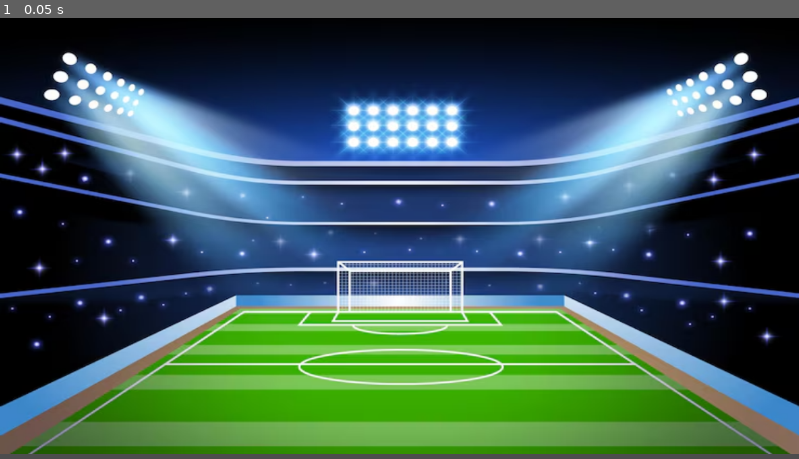
Above: before the commit, frame 1.
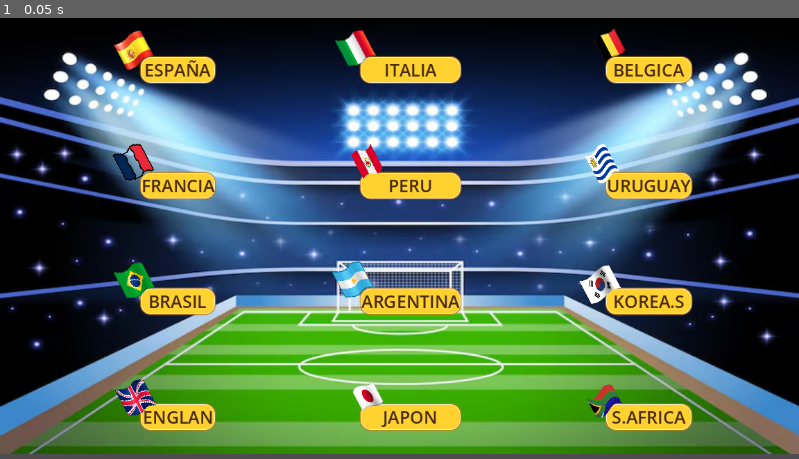
Above: after the commit, the same moment.

Repository: lulorojas/Scanio-Rojas-Mundial
Game: Godot game, scene res://escenas/menuselecciones.tscn
Same seed, same stepped clock (60 frames per second), same inputs: the game is played once before the commit and once after it.
Inputs:
- Up to frame 1 (0.05 s): no input

The runs differ from the first frame. In frame 1, 11% of the frame differs, in the area x 14-87%, y 2-94%.

Commit message:
menu estetico terminado

Diff:
--- /dev/null
+++ b/mundial-penales/assets/extras/estiloboton.tres
@@ -0,0 +1,15 @@
+[gd_resource type="StyleBoxFlat" format=3 uid="uid://b1tmdld02lv3n"]
+
+[resource]
+bg_color = Color(1, 0.8235294, 0.1882353, 1)
+border_width_left = 1
+border_width_top = 1
+border_width_right = 1
+border_width_bottom = 1
+border_color = Color(1, 0.972549, 0.8392157, 1)
+corner_radius_top_left = 14
+corner_radius_top_right = 14
+corner_radius_bottom_right = 14
+corner_radius_bottom_left = 14
+shadow_color = Color(0.7882353, 0.47843137, 0, 1)
+shadow_size = 2
--- a/mundial-penales/escenas/menuselecciones.tscn
+++ b/mundial-penales/escenas/menuselecciones.tscn
@@ -1,6 +1,26 @@
 [gd_scene format=3 uid="uid://cx6bu3gl2bfl5"]
 
 [ext_resource type="Texture2D" uid="uid://nu0le075ubkp" path="res://assets/fondos/fondo-campo-futbol-gradiente_52683-66772.png" id="1_7wqar"]
+[ext_resource type="Texture2D" uid="uid://jlglpj8mrdjj" path="res://assets/fondos/186152365-colorful-simple-vector-flat-pixel-art-illustration-of-flowing-flag-of-argentina-removebg-preview.png" id="2_3uaoh"]
+[ext_resource type="StyleBox" uid="uid://b1tmdld02lv3n" path="res://assets/extras/estiloboton.tres" id="3_5ii6y"]
+[ext_resource type="Texture2D" uid="uid://bvexi4h0b8amc" path="res://assets/fondos/bandera-francia-pixel-art_985537-23-removebg-preview.png" id="4_3g042"]
+[ext_resource type="Texture2D" uid="uid://dx461i7kucr0f" path="res://assets/fondos/ilustración-de-arte-simple-vectorial-píxel-plano-del-indicador-flujo-brasil-ilustraciones-píxeles-planos-vector-y-colorido-la-247321758-removebg-preview.png" id="5_nswwc"]
+[ext_resource type="Texture2D" uid="uid://bxa6rv8ty3trk" path="res://assets/fondos/vector-illustration-wavy-uruguay-flag-260nw-2487024897-removebg-preview.png" id="6_nppl8"]
+[ext_resource type="Texture2D" uid="uid://dtmy5yyuoa4j0" path="res://assets/fondos/png-clipart-spain-flag-flag-of-spain-guess-emoji-spain-flag-orange-removebg-preview.png" id="7_nswwc"]
+[ext_resource type="Texture2D" uid="uid://4ghd45jmdyjt" path="res://assets/fondos/185332604-colorful-simple-vector-flat-pixel-art-illustration-of-flowing-flag-of-italy-removebg-preview.png" id="8_nppl8"]
+[ext_resource type="Texture2D" uid="uid://bcqqncthrh1y6" path="res://assets/fondos/simple-vector-flat-pixel-art-illustration-flowing-flag-uk-great-britain-colorful-247450283-removebg-preview.png" id="9_u7j8k"]
+[ext_resource type="Texture2D" uid="uid://c27hrqfq24yvt" path="res://assets/fondos/images-removebg-preview.png" id="10_x2cx0"]
+[ext_resource type="Texture2D" uid="uid://bt2jncl484ffc" path="res://assets/fondos/imagespreview.png" id="11_450sn"]
+[ext_resource type="Texture2D" uid="uid://bugupna0n8sfi" path="res://assets/fondos/flag-japan_1f1ef-1f1f5 (1).png" id="12_1vewf"]
+[ext_resource type="Texture2D" uid="uid://b54vhtex8qi3x" path="res://assets/fondos/south-korea-flag-vector-wavy-600nw-2670013953-removebg-preview.png" id="13_jm0sy"]
+[ext_resource type="Texture2D" uid="uid://6f77cw87b8bt" path="res://assets/fondos/5344559-removebg-preview.png" id="14_x2cx0"]
+
+[sub_resource type="Theme" id="Theme_6csli"]
+default_font_size = 25
+Button/colors/font_color = Color(0.2901961, 0.17254902, 0.06666667, 1)
+Button/colors/font_hover_color = Color(0.2901961, 0.17254902, 0.06666667, 1)
+Button/styles/hover = ExtResource("3_5ii6y")
+Button/styles/normal = ExtResource("3_5ii6y")
 
 [node name="Control" type="Control" unique_id=282370575]
 layout_mode = 3
@@ -13,3 +33,182 @@
 offset_right = 1154.0
 offset_bottom = 641.0
 texture = ExtResource("1_7wqar")
+
+[node name="Cuadricula" type="GridContainer" parent="." unique_id=1309217372]
+layout_mode = 0
+offset_left = 203.0
+offset_top = 68.0
+offset_right = 1016.0
+offset_bottom = 632.0
+theme = SubResource("Theme_6csli")
+theme_override_constants/h_separation = 210
+theme_override_constants/v_separation = 130
+columns = 3
+
+[node name="BotonEspaña" type="Button" parent="Cuadricula" unique_id=520444462]
+layout_mode = 2
+text = "ESPAÑA"
+
+[node name="BotonItalia" type="Button" parent="Cuadricula" unique_id=1955727580]
+layout_mode = 2
+text = "ITALIA"
+
+[node name="BotonBelgica" type="Button" parent="Cuadricula" unique_id=1032574054]
+layout_mode = 2
+text = "BELGICA"
+
+[node name="BotonFrancia" type="Button" parent="Cuadricula" unique_id=1598534810]
+layout_mode = 2
+text = "FRANCIA"
+
+[node name="BotonPeru" type="Button" parent="Cuadricula" unique_id=206121630]
+layout_mode = 2
+text = "PERU"
+
+[node name="BotonUruguay" type="Button" parent="Cuadricula" unique_id=1864327892]
+layout_mode = 2
+text = "URUGUAY"
+
+[node name="BotonBrasil" type="Button" parent="Cuadricula" unique_id=8501060]
+layout_mode = 2
+text = "BRASIL"
+
+[node name="BotonArgentina" type="Button" parent="Cuadricula" unique_id=1699018366]
+layout_mode = 2
+text = "ARGENTINA"
+
+[node name="BotonKoreaDelSur" type="Button" parent="Cuadricula" unique_id=1929098035]
+layout_mode = 2
+text = "KOREA.S"
+
+[node name="BotonInglaterra" type="Button" parent="Cuadricula" unique_id=6654873]
+layout_mode = 2
+text = "ENGLAN"
+
+[node name="BotonJapon" type="Button" parent="Cuadricula" unique_id=1857207641]
+layout_mode = 2
+text = "JAPON"
+
+[node name="BotonSudafrica" type="Button" parent="Cuadricula" unique_id=1887324311]
+layout_mode = 2
+text = "S.AFRICA"
+
+[node name="BanderaArgentina" type="TextureRect" parent="." unique_id=230093838]
+layout_mode = 0
+offset_left = 448.0
+offset_top = 363.0
+offset_right = 531.0
+offset_bottom = 466.0
+rotation = -0.4834562
+texture = ExtResource("2_3uaoh")
+expand_mode = 1
+
+[node name="BanderaFrancia" type="TextureRect" parent="." unique_id=444252180]
+layout_mode = 0
+offset_left = 131.0
+offset_top = 194.0
+offset_right = 214.0
+offset_bottom = 297.0
+rotation = -0.4834562
+texture = ExtResource("4_3g042")
+expand_mode = 1
+
+[node name="BanderaBrasil" type="TextureRect" parent="." unique_id=1196579788]
+layout_mode = 0
+offset_left = 133.0
+offset_top = 364.0
+offset_right = 216.0
+offset_bottom = 467.0
+rotation = -0.4834562
+texture = ExtResource("5_nswwc")
+expand_mode = 1
+
+[node name="BanderaUruguay" type="TextureRect" parent="." unique_id=526153924]
+layout_mode = 0
+offset_left = 832.0
+offset_top = 206.0
+offset_right = 881.0949
+offset_bottom = 272.28665
+rotation = -0.4834562
+texture = ExtResource("6_nppl8")
+expand_mode = 1
+
+[node name="BanderaEspaña" type="TextureRect" parent="." unique_id=1222492835]
+layout_mode = 0
+offset_left = 155.0
+offset_top = 38.0
+offset_right = 203.36243
+offset_bottom = 108.56302
+rotation = -0.4834562
+texture = ExtResource("7_nswwc")
+expand_mode = 1
+
+[node name="BanderaItalia" type="TextureRect" parent="." unique_id=659870212]
+layout_mode = 0
+offset_left = 452.0
+offset_top = 29.0
+offset_right = 535.0
+offset_bottom = 132.0
+rotation = -0.4834562
+texture = ExtResource("8_nppl8")
+expand_mode = 1
+
+[node name="BanderaInglaterra" type="TextureRect" parent="." unique_id=349696517]
+layout_mode = 0
+offset_left = 135.0
+offset_top = 533.0
+offset_right = 218.0
+offset_bottom = 636.0
+rotation = -0.4834562
+texture = ExtResource("9_u7j8k")
+expand_mode = 1
+
+[node name="BanderaBelgica" type="TextureRect" parent="." unique_id=2029600283]
+layout_mode = 0
+offset_left = 848.0
+offset_top = 37.000023
+offset_right = 890.9176
+offset_bottom = 90.19167
+rotation = -0.4834562
+texture = ExtResource("10_x2cx0")
+expand_mode = 1
+
+[node name="BanderaSudafrica" type="TextureRect" parent="." unique_id=1937277859]
+layout_mode = 0
+offset_left = 834.0
+offset_top = 549.99994
+offset_right = 886.5015
+offset_bottom = 613.6097
+rotation = -0.4834562
+texture = ExtResource("11_450sn")
+expand_mode = 1
+
+[node name="BanderaJapon" type="TextureRect" parent="." unique_id=896342498]
+layout_mode = 0
+offset_left = 501.0
+offset_top = 539.99994
+offset_right = 536.33014
+offset_bottom = 597.4501
+rotation = -0.4834562
+texture = ExtResource("12_1vewf")
+expand_mode = 1
+
+[node name="BanderaKoreaDelSur" type="TextureRect" parent="." unique_id=2142666916]
+layout_mode = 0
+offset_left = 813.99994
+offset_top = 376.0
+offset_right = 886.03864
+offset_bottom = 470.26526
+rotation = -0.4834562
+texture = ExtResource("13_jm0sy")
+expand_mode = 1
+
+[node name="BanderaPeru" type="TextureRect" parent="." unique_id=1187309126]
+layout_mode = 0
+offset_left = 500.99997
+offset_top = 199.99998
+offset_right = 533.4352
+offset_bottom = 260.11896
+rotation = -0.4834562
+texture = ExtResource("14_x2cx0")
+expand_mode = 1
Binary file added: mundial-penales/assets/fondos/185332604-colorful-simple-vector-flat-pixel-art-illustration-of-flowing-flag-of-italy-removebg-preview.png
Not shown, added: mundial-penales/assets/fondos/185332604-colorful-simple-vector-flat-pixel-art-illustration-of-flowing-flag-of-italy-removebg-preview.png.import
Binary file added: mundial-penales/assets/fondos/5344559-removebg-preview.png
Not shown, added: mundial-penales/assets/fondos/5344559-removebg-preview.png.import
Binary file added: mundial-penales/assets/fondos/bandera-francia-pixel-art_985537-23-removebg-preview.png
Not shown, added: mundial-penales/assets/fondos/bandera-francia-pixel-art_985537-23-removebg-preview.png.import
Binary file added: mundial-penales/assets/fondos/flag-japan_1f1ef-1f1f5 (1).png
Not shown, added: mundial-penales/assets/fondos/flag-japan_1f1ef-1f1f5 (1).png.import
Binary file added: mundial-penales/assets/fondos/ilustración-de-arte-simple-vectorial-píxel-plano-del-indicador-flujo-brasil-ilustraciones-píxeles-planos-vector-y-colorido-la-247321758-removebg-preview.png
Not shown, added: mundial-penales/assets/fondos/ilustración-de-arte-simple-vectorial-píxel-plano-del-indicador-flujo-brasil-ilustraciones-píxeles-planos-vector-y-colorido-la-247321758-removebg-preview.png.import
Binary file added: mundial-penales/assets/fondos/images-removebg-preview.png
Not shown, added: mundial-penales/assets/fondos/images-removebg-preview.png.import
(and 10 more such lines)
